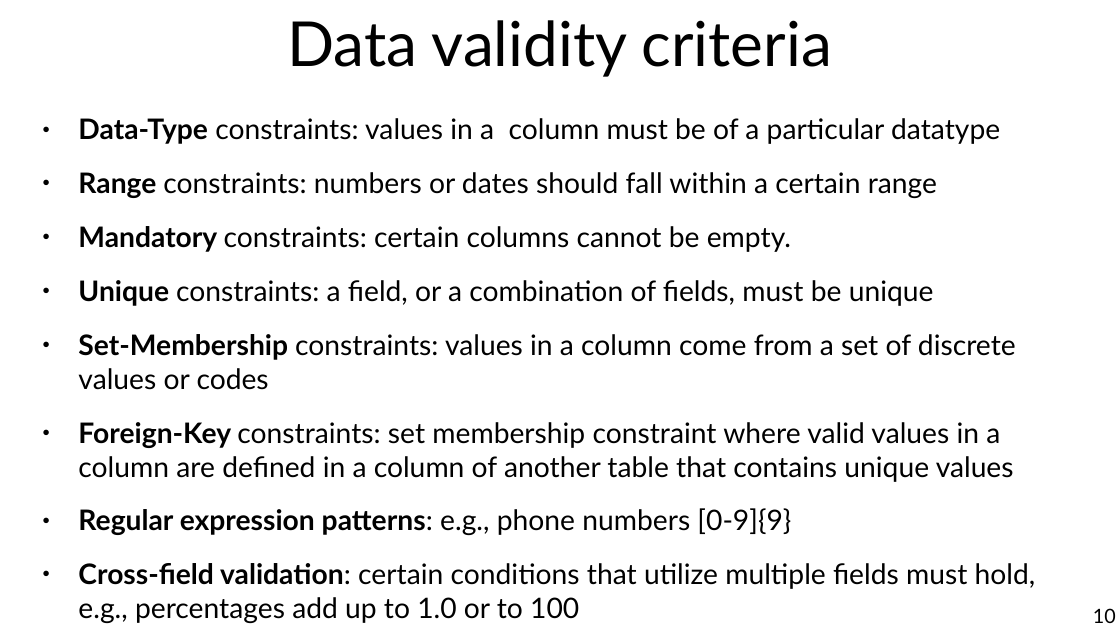
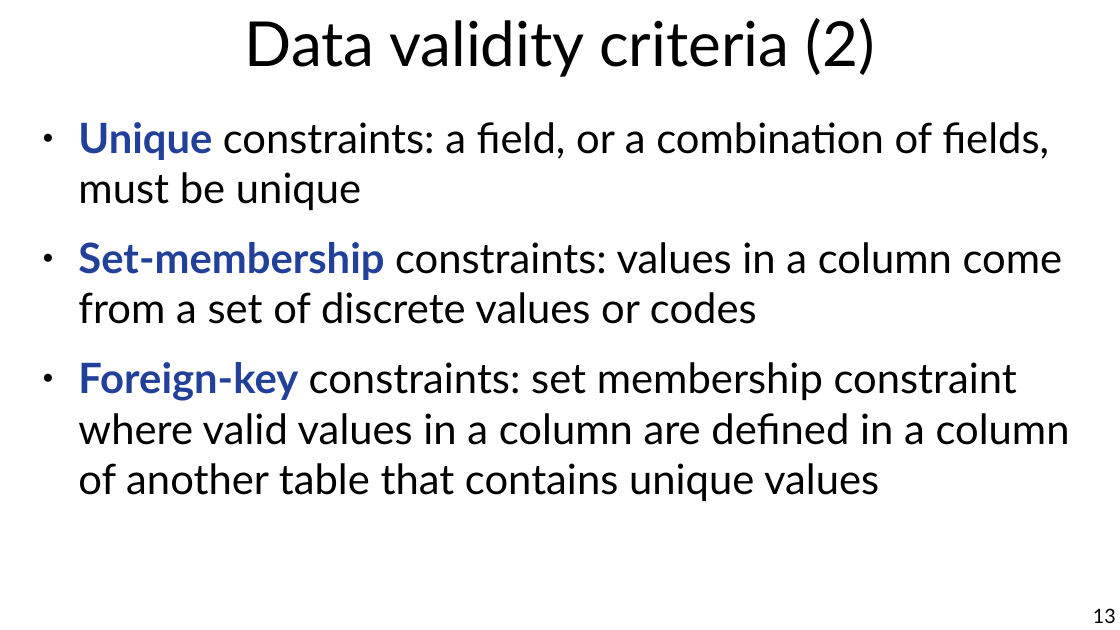
Before and after one commit to marco-calautti/data-mining-course, a slide deck: slide 13 of theory/tt04_integration_cleaning.odp (slide 10 before the commit). Drawn at 1120x630 pixels with LibreOffice and Linux fonts; fonts in the diff are those of the drawing. Boxes give left, top, right and bottom in pixels: in the first picture for what was removed or moved away, otherwise in the second. Text is boxed around its words. In the diff, an @@ line names an element or a change of style, - is before the commit and + after.

```diff
--- a/theory/tt04_integration_cleaning.odp
+++ b/theory/tt04_integration_cleaning.odp
@@ title at <box>245,18,874,77</box>: text changed @@
-Data validity criteria
+Data validity criteria (2)
@@ text at <box>78,118,1000,252</box>: paragraphs removed @@
-● Data-Type constraints: values in a column must be of a particular datatype
-● Range constraints: numbers or dates should fall within a certain range
-● Mandatory constraints: certain columns cannot be empty.
@@ text at <box>78,122,1049,210</box>: size 20 to 29.6 pt in "Unique constraints: a field, or a combination ..."; text colour #000000 to #21409A in "Unique" @@
@@ text at <box>78,242,1070,501</box>: text changed; size 20 to 29.6 pt @@
-● Set-Membership constraints: values in a column come from a set of discrete values or codes
-● Foreign-Key constraints: set membership constraint where valid values in a column are defined in a column of another table that contains unique values
-● Regular expression patterns: e.g., phone numbers [0-9]{9}
-● Cross-field validation: certain conditions that utilize multiple fields must hold, e.g., percentages add up to 1.0 or to 100
+● Set-membership constraints: values in a column come from a set of discrete values or codes
+● Foreign-key constraints: set membership constraint where valid values in a column are defined in a column of another table that contains unique values
@@ page number at <box>1093,608,1116,623</box>: text changed @@
-10
+13
```
Also in this commit, not shown: 4 other slides changed, 5 slides added, 1 slide removed, 7 other files.
